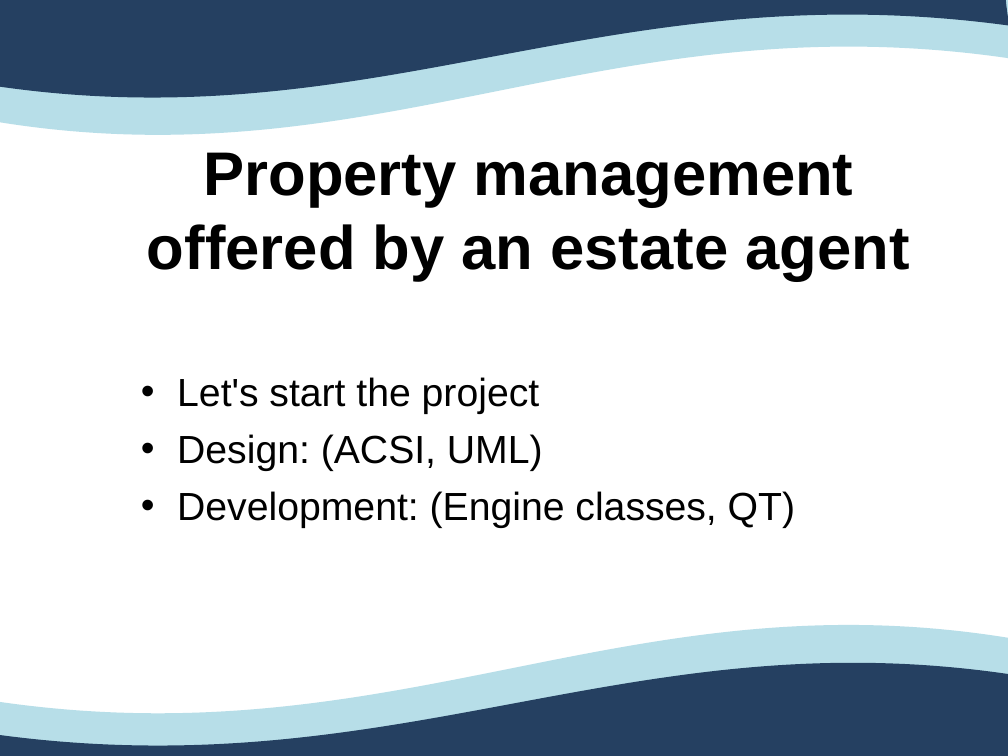
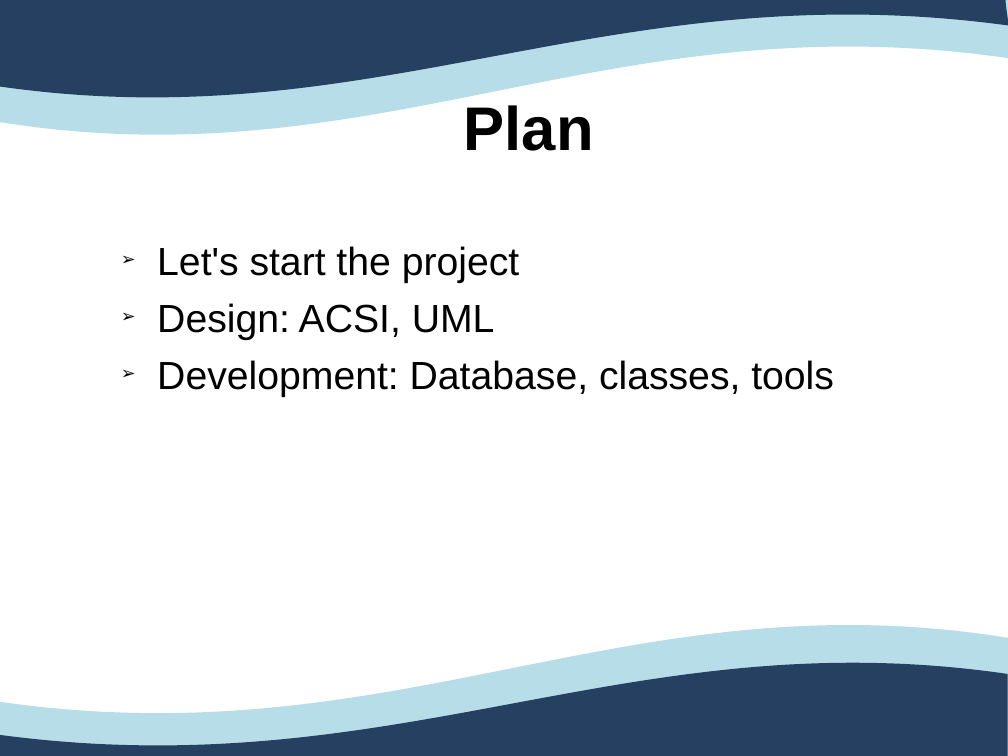
Before and after one commit to Ovan33/Immobilier, a slide deck: slide 2 of docs/Rapport/ProjetTuteureAnglais.ppt. Drawn at 1008x756 pixels with LibreOffice and Linux fonts; fonts in the diff are those of the drawing. Boxes give left, top, right and bottom in pixels: in the first picture for what was removed or moved away, otherwise in the second. Text is boxed around its words. In the diff, an @@ line names an element or a change of style, - is before the commit and + after.

```diff
--- a/docs/Rapport/ProjetTuteureAnglais.ppt
+++ b/docs/Rapport/ProjetTuteureAnglais.ppt
@@ outline redrawn in 3 elements at <box>0,662,1008,756</box>, <box>0,0,1008,98</box>, <box>0,0,1008,135</box> @@
@@ text added at <box>464,105,594,151</box>, 44 pt, text #000000, bold @@
+Plan
@@ text removed at <box>147,152,909,281</box> @@
-Property management
-offered by an estate agent
@@ text "Let's start the project": place and size @@
-text "Let's start the project" at <box>177,377,795,528</box>
+text "Let's start the project" at <box>157,246,834,397</box>
@@ text at <box>157,246,519,283</box>: bullet • to ➢ @@
@@ text at <box>157,303,834,397</box>: text changed @@
-• Design: (ACSI, UML)
-• Development: (Engine classes, QT)
+➢ Design: ACSI, UML
+➢ Development: Database, classes, tools
```
Also in this commit, not shown: 18 other slides changed, 7 slides added, 6 slides removed, 9 other files.
